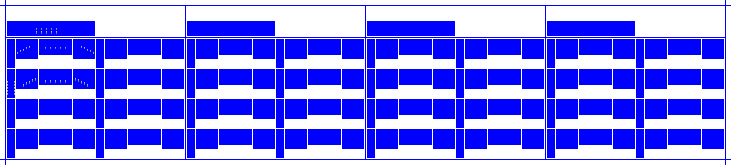
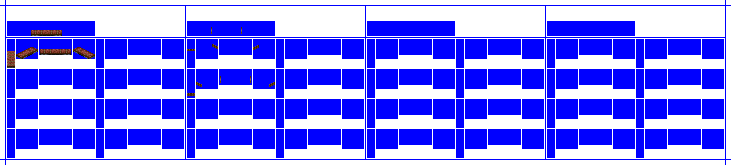
Layer changes from the first 731×165 image to the second:
hid "Stakes" over [7, 28, 94, 95]
added layer "Liv5_0" above "Liv4_0" over [7, 27, 275, 96]
